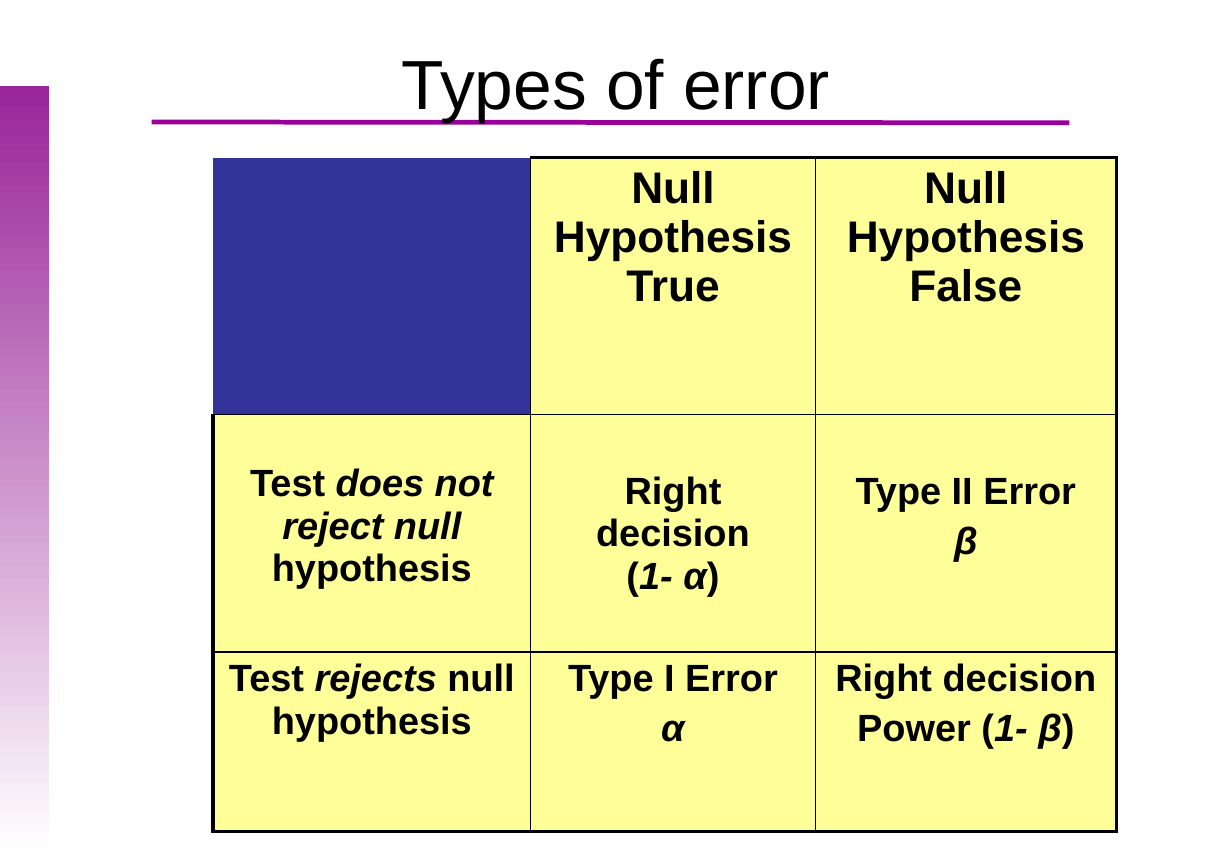
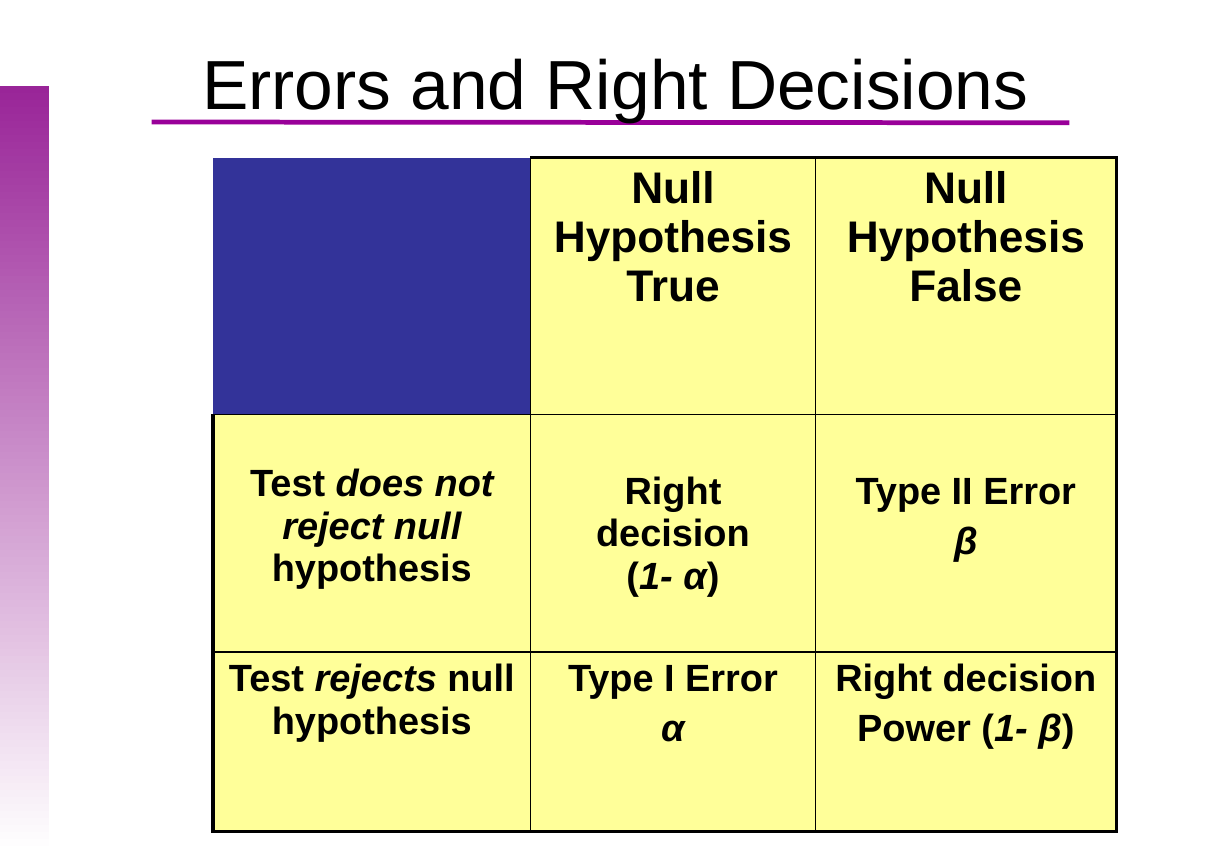
Before and after one commit to uebvhir/Course2020_Statistical-Analysis-with-R, a slide deck: slide 31 of Slides/StatisticsWithR-6-Principles_of_Hypothesis_Testing.pptx. Drawn at 1232x853 pixels with LibreOffice and Linux fonts; fonts in the diff are those of the drawing; background and template pictures are left out. Boxes give left, top, right and bottom in pixels: in the first picture for what was removed or moved away, otherwise in the second. Text is boxed around its words. In the diff, an @@ line names an element or a change of style, - is before the commit and + after.

```diff
--- a/Slides/StatisticsWithR-6-Principles_of_Hypothesis_Testing.pptx
+++ b/Slides/StatisticsWithR-6-Principles_of_Hypothesis_Testing.pptx
@@ title at (x1=202, y1=58, x2=1028, y2=122): text changed @@
-Types of error
+Errors and Right Decisions
```
Also in this commit, not shown: 10 slides added, 6 other files.
